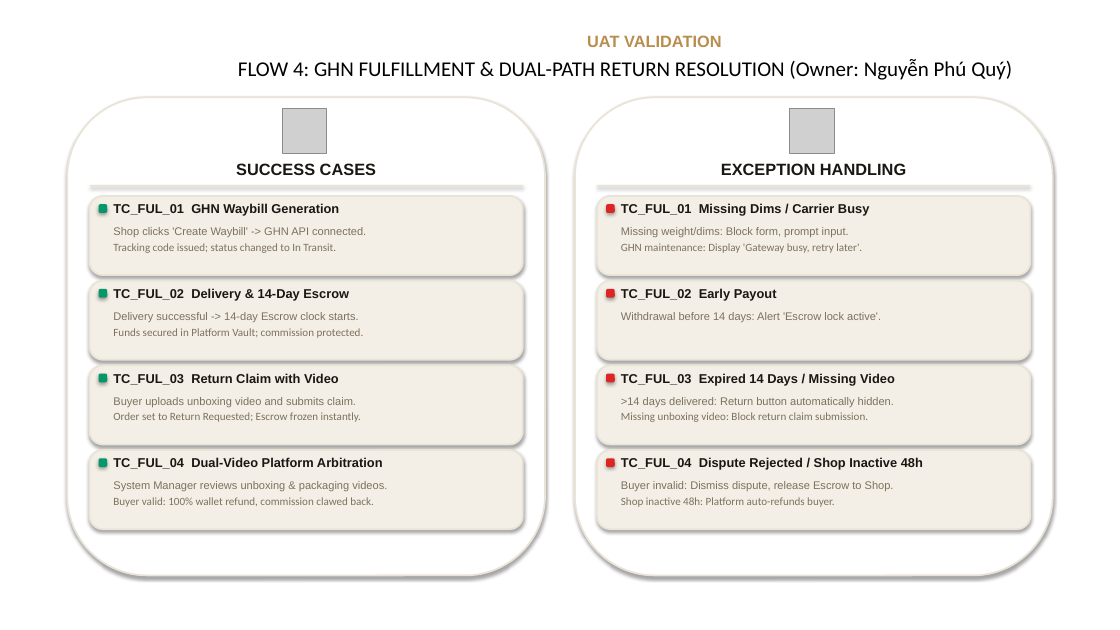
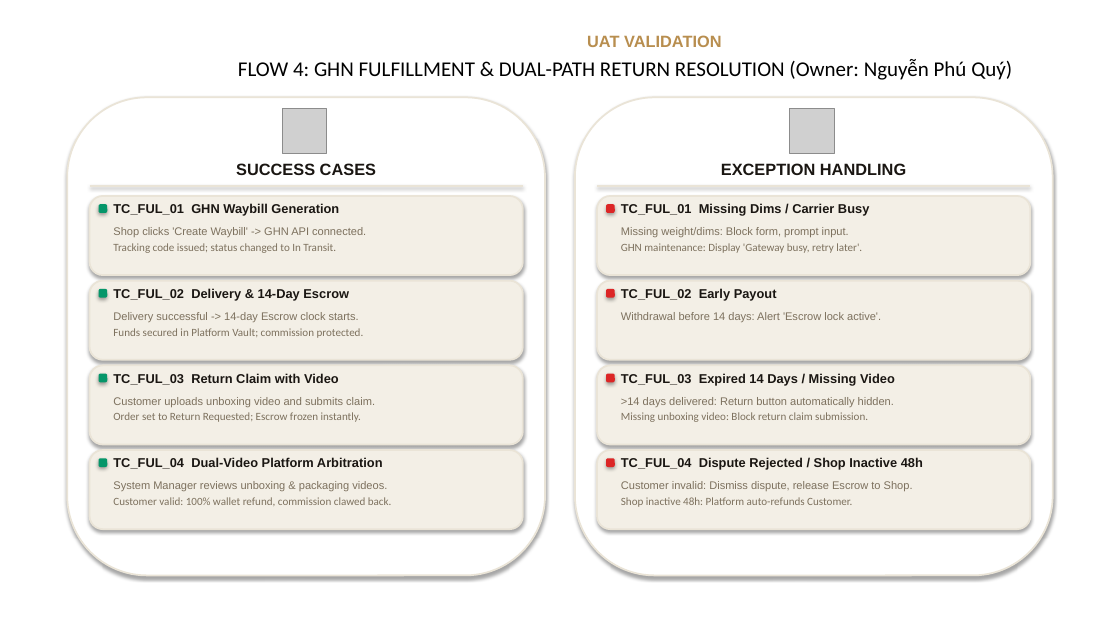
Before and after one commit to thang-nt25/SCANMS-project-capstone-fall26, a slide deck: slide 13 of docs/review 2/FA26SE032_R2_Slide.pptx. Drawn at 1120x630 pixels with LibreOffice and Linux fonts; fonts in the diff are those of the drawing; grey boxes stand for pictures; background and template pictures are left out. Boxes give left, top, right and bottom in pixels: in the first picture for what was removed or moved away, otherwise in the second. Text is boxed around its words. In the diff, an @@ line names an element or a change of style, - is before the commit and + after.

```diff
--- a/docs/review 2/FA26SE032_R2_Slide.pptx
+++ b/docs/review 2/FA26SE032_R2_Slide.pptx
@@ text at <box>113,397,375,407</box>: text changed @@
-Buyer uploads unboxing video and submits claim.
+Customer uploads unboxing video and submits claim.
@@ text at <box>113,497,392,506</box>: text changed @@
-Buyer valid: 100% wallet refund, commission clawed back.
+Customer valid: 100% wallet refund, commission clawed back.
@@ text at <box>621,481,913,507</box>: text changed @@
-Buyer invalid: Dismiss dispute, release Escrow to Shop.
-Shop inactive 48h: Platform auto-refunds buyer.
+Customer invalid: Dismiss dispute, release Escrow to Shop.
+Shop inactive 48h: Platform auto-refunds Customer.
```
Also in this commit, not shown: 7 other slides changed, 2 slides added, 2 slides removed, 13 other files.
